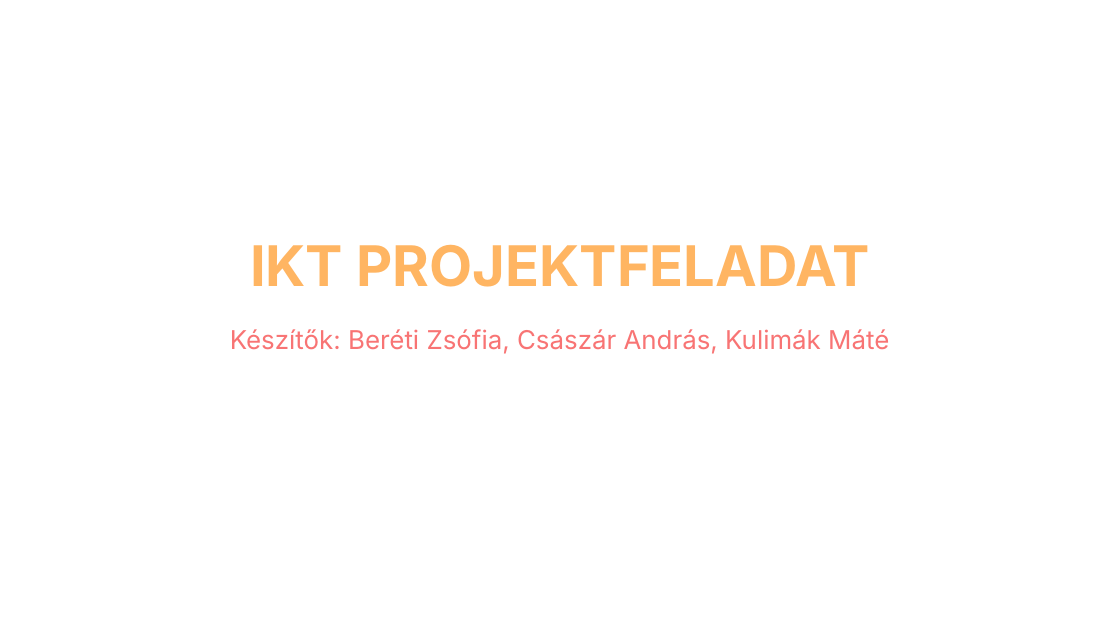
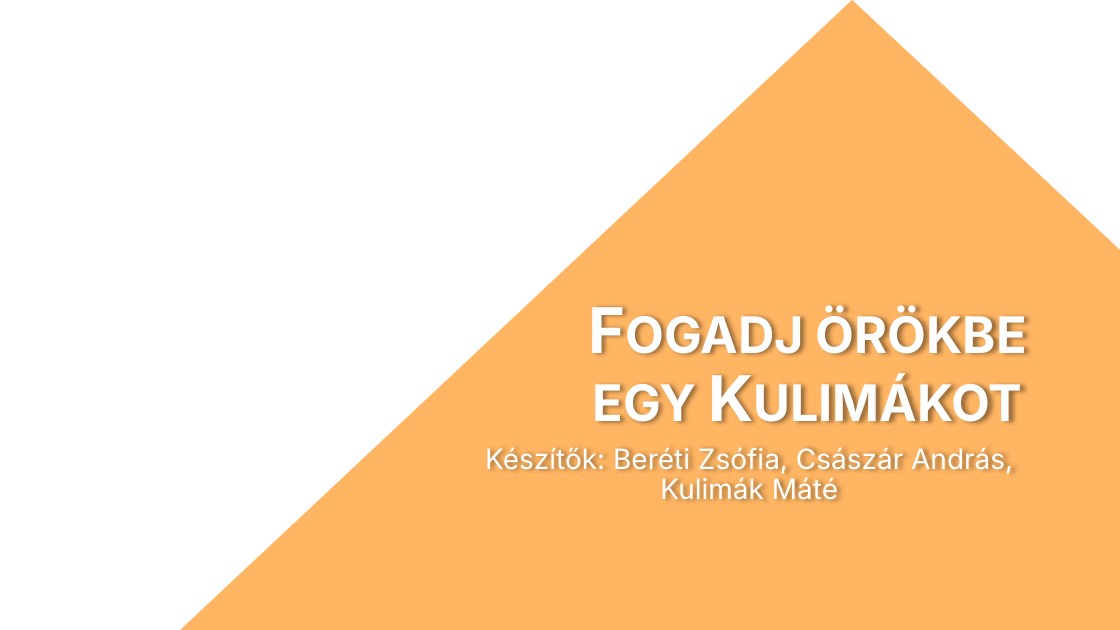
Before and after one commit to dzsofri/kulimuli.com, a slide deck: slide 1 of ikt projektfeladat.pptx. Drawn at 1120x630 pixels with LibreOffice and Linux fonts; fonts in the diff are those of the drawing. Boxes give left, top, right and bottom in pixels: in the first picture for what was removed or moved away, otherwise in the second. Text is boxed around its words. In the diff, an @@ line names an element or a change of style, - is before the commit and + after.

```diff
--- a/ikt projektfeladat.pptx
+++ b/ikt projektfeladat.pptx
@@ triangle added at (x1=173, y1=0, x2=1120, y2=630), fill #FFB562 @@
@@ title removed at (x1=250, y1=244, x2=870, y2=287) @@
-ikt projektfeladat
@@ title added at (x1=592, y1=311, x2=1027, y2=423), 54 pt, text #FFFFFF, bold, small capitals @@
+Fogadj örökbe egy Kulimákot
@@ subtitle "Készítők: Beréti Zsófia, Császár András, ..." moved from (x1=230, y1=329, x2=889, y2=354) to (x1=485, y1=447, x2=1013, y2=500) @@
@@ subtitle "Készítők: Beréti Zsófia, Császár András, ..." at (x1=485, y1=447, x2=1013, y2=500): size 22.2 to 24 pt, text colour #F87474 to #FFFFFF @@
```
Also in this commit, not shown: 11 other slides changed, 6 slides added.
